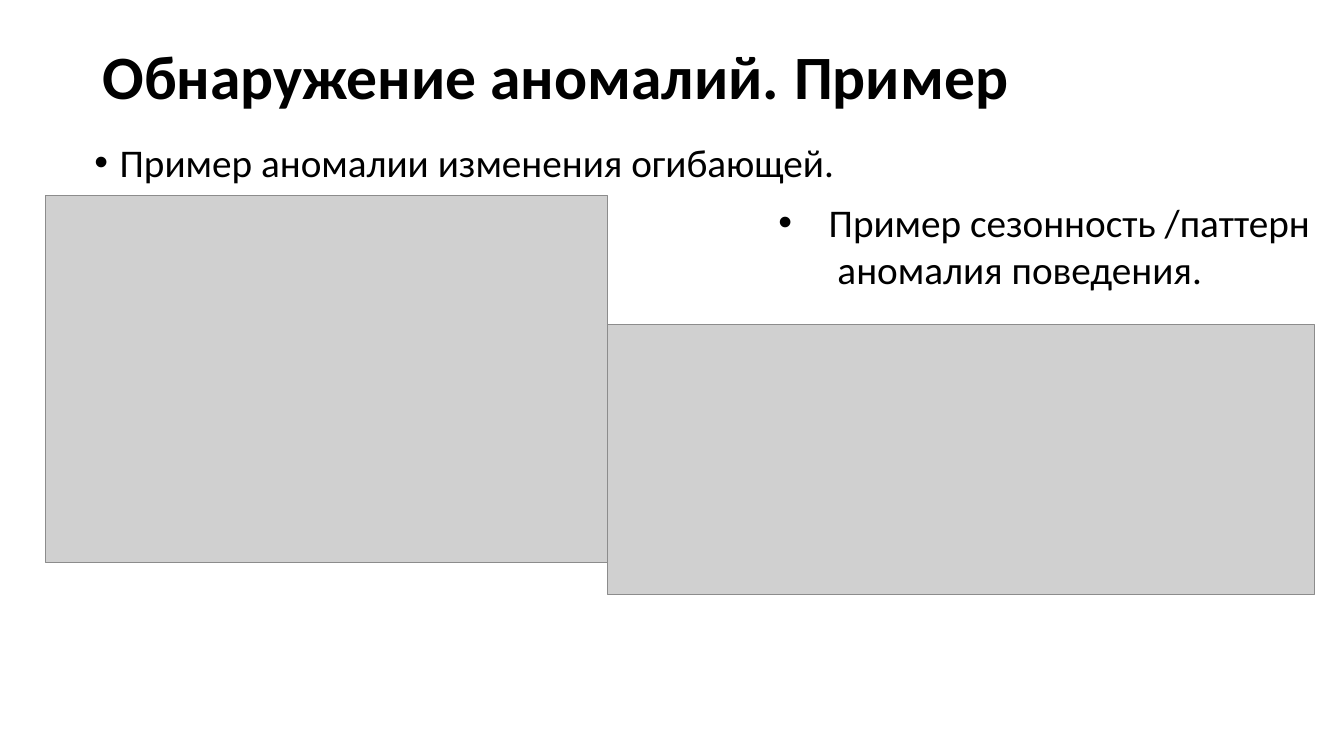
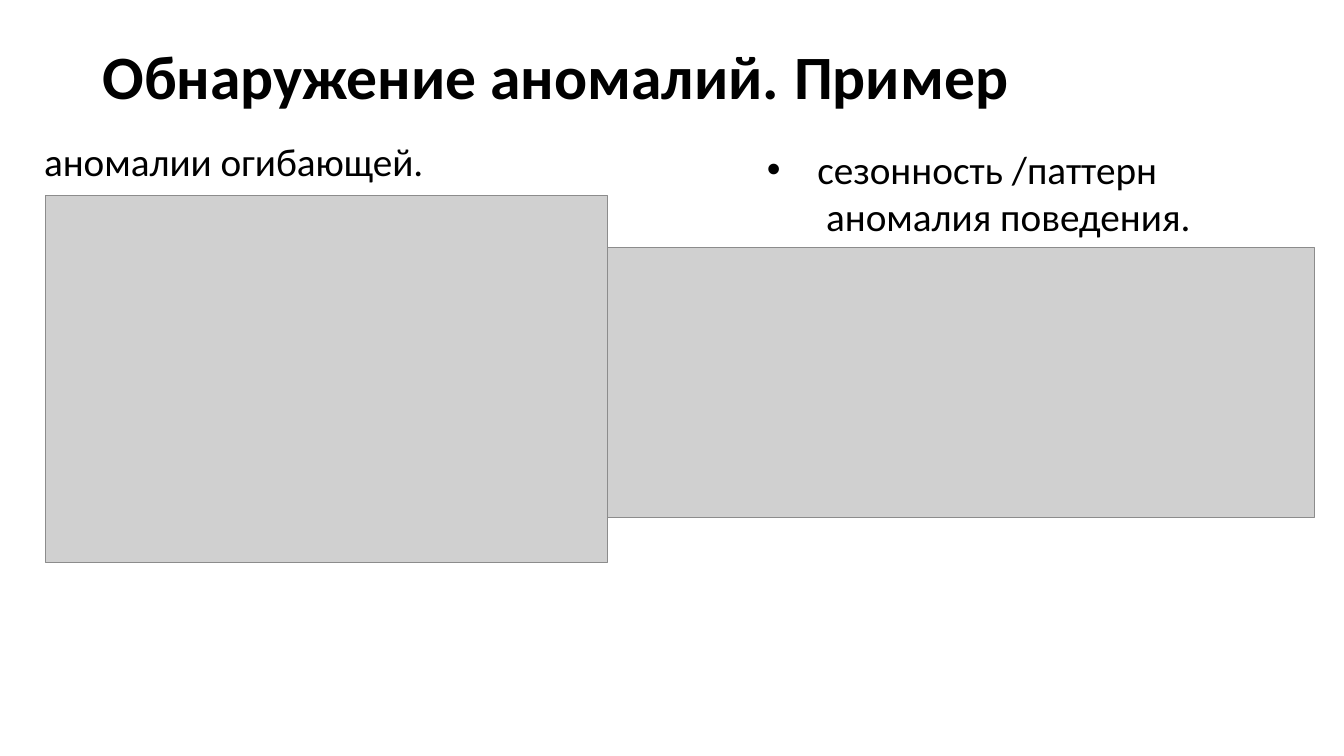
Before and after one commit to MVRonkin/TimeSeriesCourse, a slide deck: slide 8 of 2025/LEC/06-2 Обнаружение аномалий.pptx (slide 10 before the commit). Drawn at 1344x756 pixels with LibreOffice and Linux fonts; fonts in the diff are those of the drawing; grey boxes stand for pictures. Boxes give left, top, right and bottom in pixels: in the first picture for what was removed or moved away, otherwise in the second. Text is boxed around its words. In the diff, an @@ line names an element or a change of style, - is before the commit and + after.

```diff
--- a/2025/LEC/06-2 Обнаружение аномалий.pptx
+++ b/2025/LEC/06-2 Обнаружение аномалий.pptx
@@ text at (44,149,424,183): text changed @@
-• Пример аномалии изменения огибающей.
+аномалии огибающей.
@@ text at (817,156,1190,238): text changed @@
-• Пример сезонность /паттерн
-  аномалия поведения.
+• сезонность /паттерн
+  аномалия поведения.
@@ picture: place and size @@
-picture at (608,325,1316,594)
+picture at (608,248,1316,517)
```
Also in this commit, not shown: 11 other slides changed, 3 slides added.
